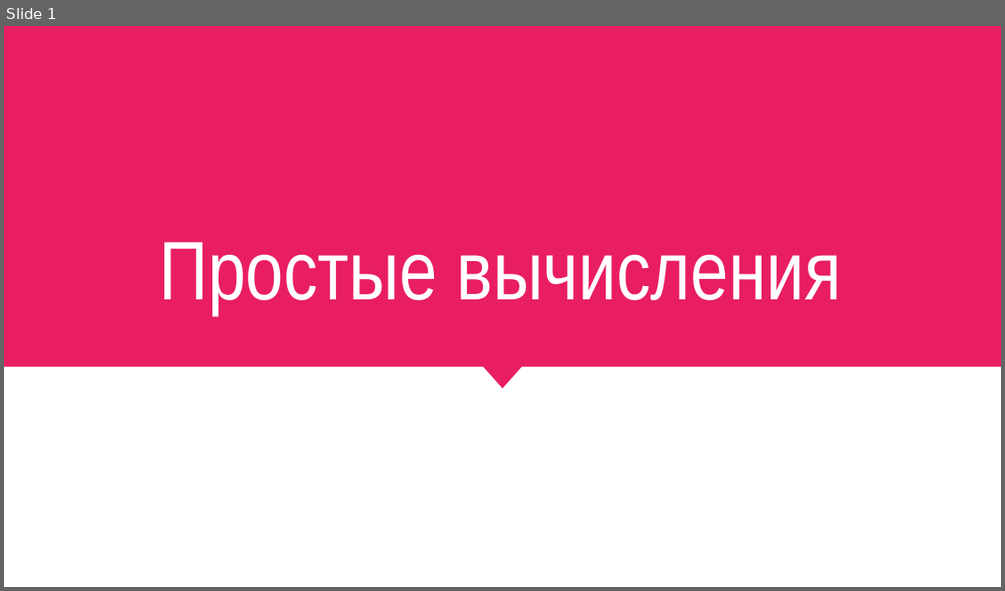
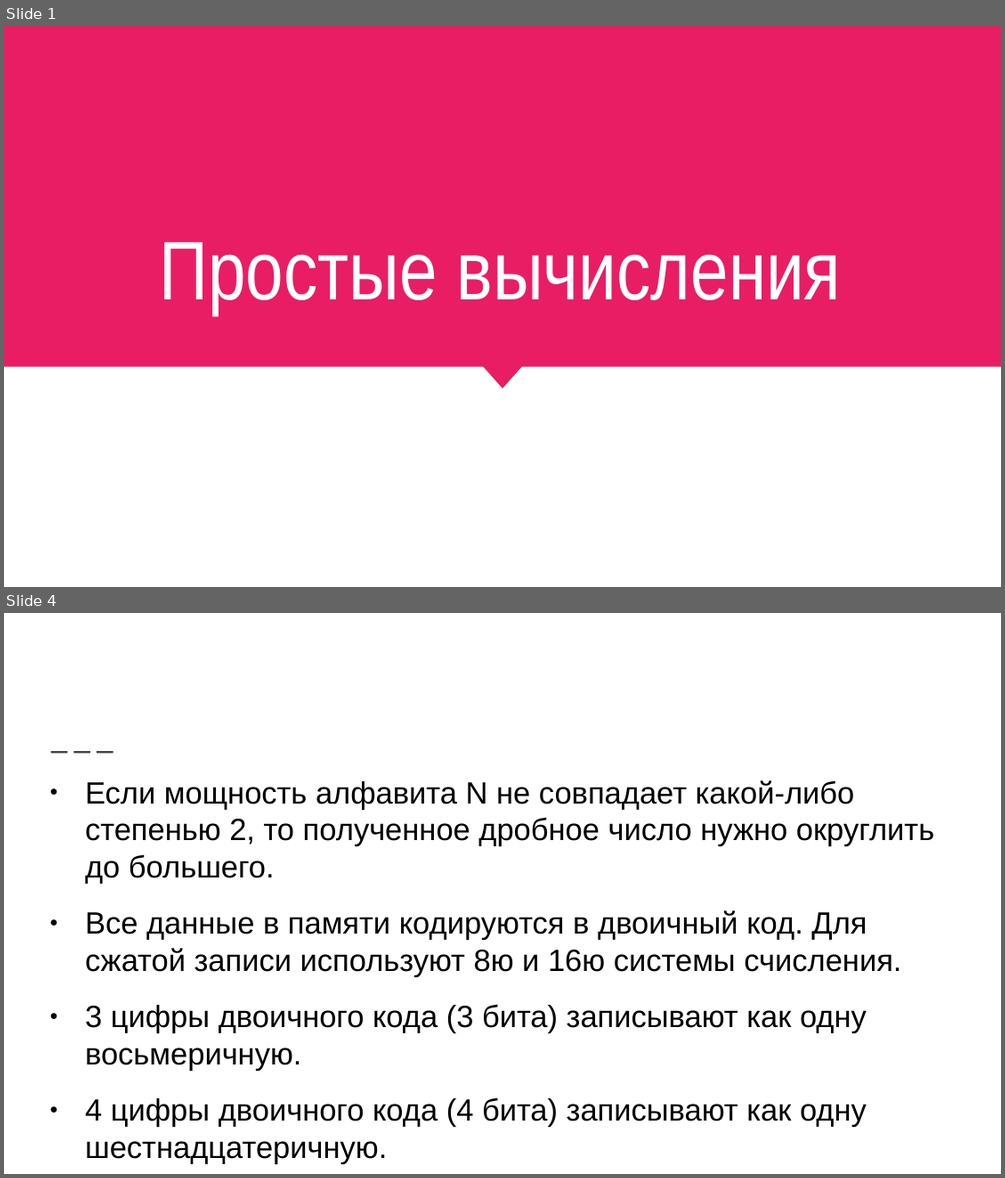
Before and after one commit to EPostanogova/1561_for_students, a slide deck: конспекты к задачам егэ/Простые вычисления.pptx. Shown one above the other, each under a label of ours: slide 1 before the commit, slides 1 and 4 after it; the slides between them are not shown. The pictures are 1005x591 and 1005x1178 pixels, drawn with LibreOffice and Linux fonts; fonts in the diff are those of the drawing. Boxes give left, top, right and bottom in pixels: in the first picture for what was removed or moved away, otherwise in the second. Text is boxed around its words. In the diff, an @@ line names an element or a change of style, - is before the commit and + after.

```diff
--- a/конспекты к задачам егэ/Простые вычисления.pptx
+++ b/конспекты к задачам егэ/Простые вычисления.pptx
@@ slide 4 added at [4,613,1001,1174], background #FFFFFF @@
@@ line added from (51, 752) to (118, 753), #424242 1.5 pt dashed @@
@@ text added at [85,780,934,1127], 22.2 pt, text #000000 @@
+● Если мощность алфавита N не совпадает какой-либо степенью 2, то полученное дробное число нужно округлить до большего.
+● Все данные в памяти кодируются в двоичный код. Для сжатой записи используют 8ю и 16ю системы счисления.
+● 3 цифры двоичного кода (3 бита) записывают как одну восьмеричную.
+● 4 цифры двоичного кода (4 бита) записывают как одну шестнадцатеричную.
```
Also in this commit, not shown: 1 slide changed, 5 other slides added, 3 slides removed.
